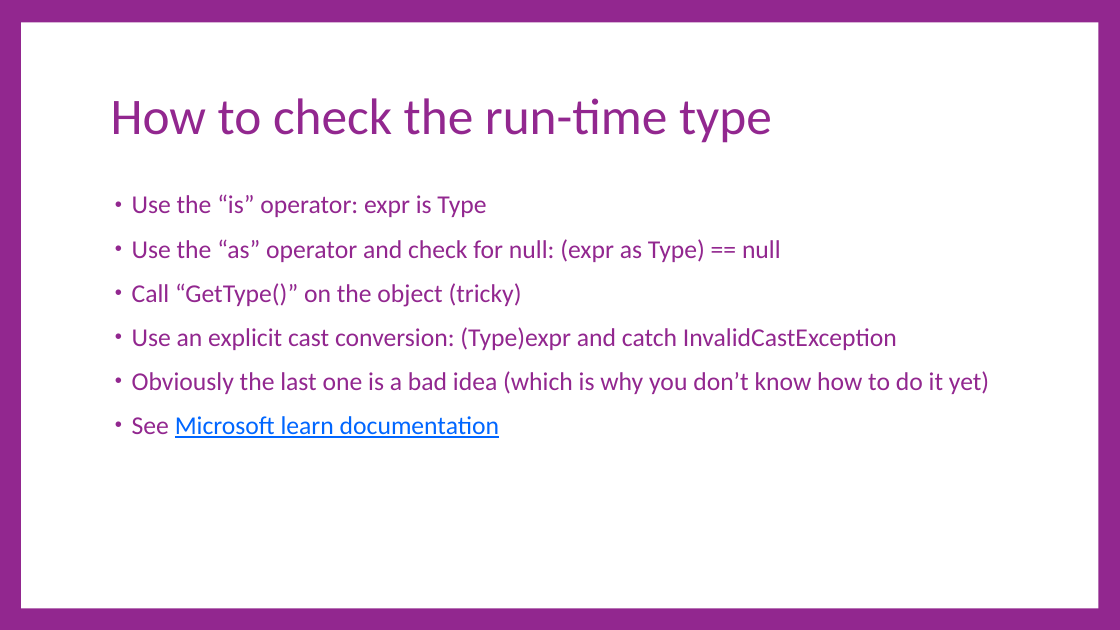
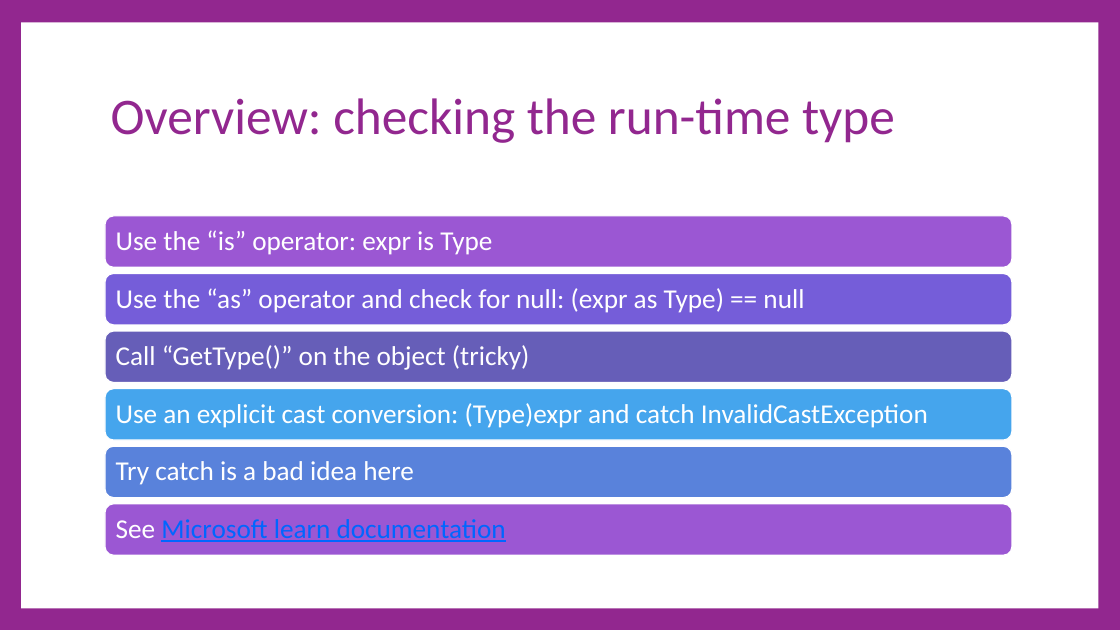
Before and after one commit to cdiggins/cs321, a slide deck: slide 20 of class-notes/cs321-winter-2023-lecture-11-polymorphism.pptx. Drawn at 1120x630 pixels with LibreOffice and Linux fonts; fonts in the diff are those of the drawing. Boxes give left, top, right and bottom in pixels: in the first picture for what was removed or moved away, otherwise in the second. Text is boxed around its words. In the diff, an @@ line names an element or a change of style, - is before the commit and + after.

```diff
--- a/class-notes/cs321-winter-2023-lecture-11-polymorphism.pptx
+++ b/class-notes/cs321-winter-2023-lecture-11-polymorphism.pptx
@@ title at (111,98,895,143): text changed @@
-How to check the run-time type
+Overview: checking the run-time type
@@ text removed at (132,194,989,438) @@
-• Use the “is” operator: expr is Type
-• Use the “as” operator and check for null: (expr as Type) == null
-• Call “GetType()” on the object (tricky)
-• Use an explicit cast conversion: (Type)expr and catch InvalidCastException
-• Obviously the last one is a bad idea (which is why you don’t know how to do it yet)
-• See Microsoft learn documentation
@@ group added at (105,216,1012,556): 6 rounded rectangles, 6 texts @@
+Use the “is” operator: expr is Type
+Use the “as” operator and check for null: (expr as Type) == null
+Call “GetType()” on the object (tricky)
+Use an explicit cast conversion: (Type)expr and catch InvalidCastException
+Try catch is a bad idea here
+See Microsoft learn documentation
```
Also in this commit, not shown: 27 other slides changed, 1 other file.
